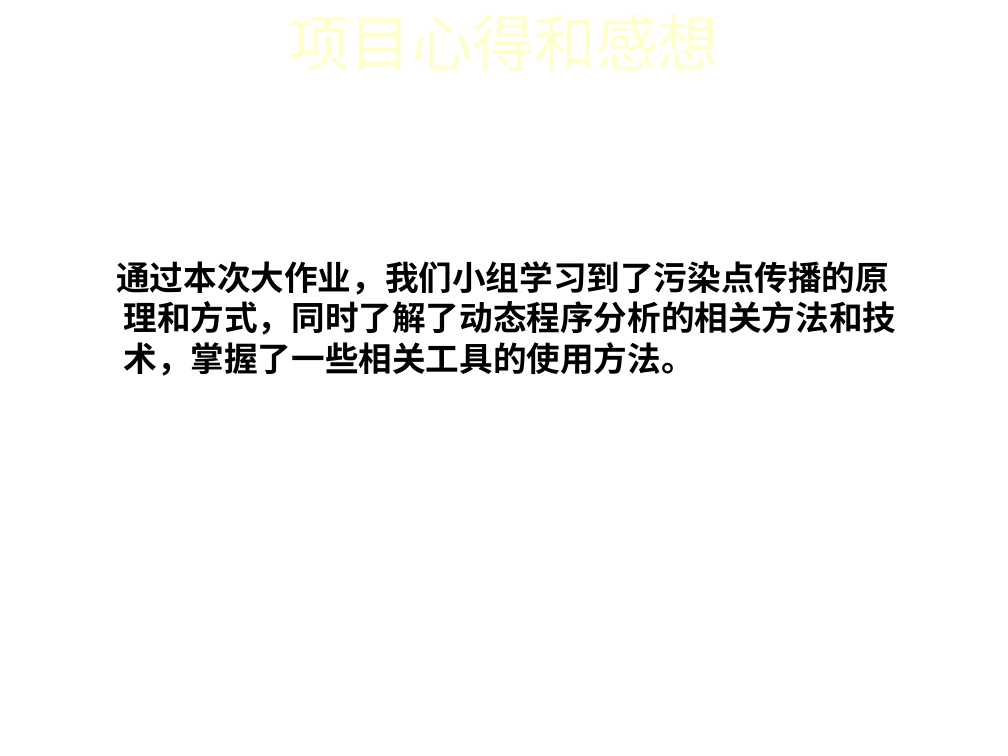
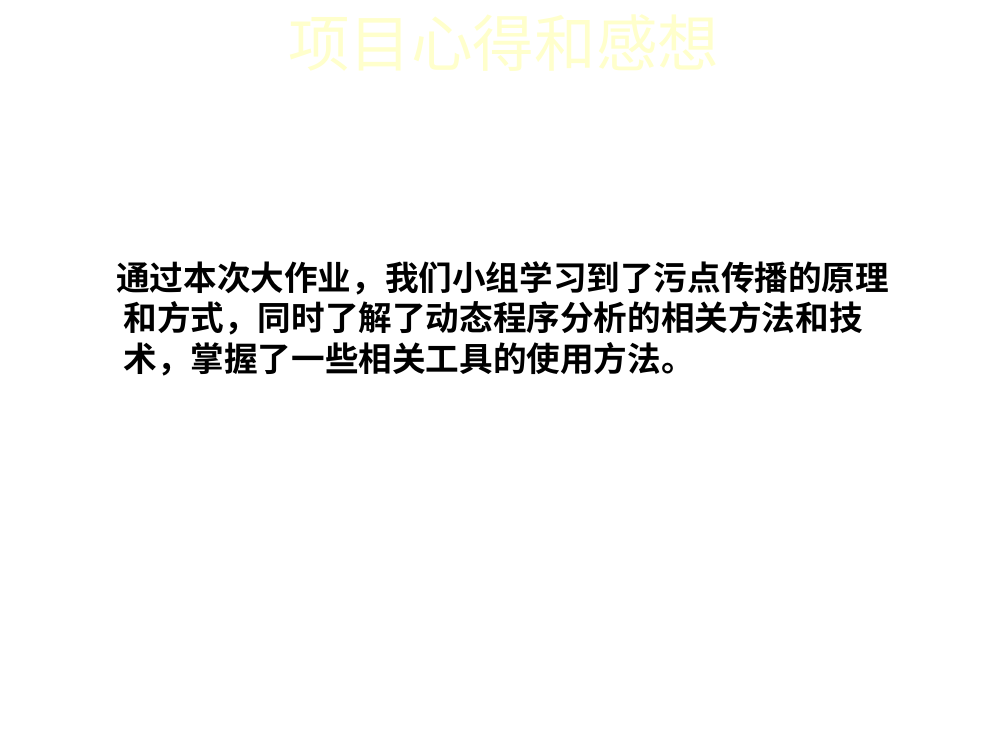
Before and after one commit to iidx/devilheart, a slide deck: slide 16 of doc/TaintAnalysis.ppt. Drawn at 1008x756 pixels with LibreOffice and Linux fonts; fonts in the diff are those of the drawing; background and template pictures are left out. Boxes give left, top, right and bottom in pixels: in the first picture for what was removed or moved away, otherwise in the second. Text is boxed around its words. In the diff, an @@ line names an element or a change of style, - is before the commit and + after.

```diff
--- a/doc/TaintAnalysis.ppt
+++ b/doc/TaintAnalysis.ppt
@@ text at [116,261,889,376]: text changed @@
-通过本次大作业，我们小组学习到了污染点传播的原理和方式，同时了解了动态程序分析的相关方法和技术，掌握了一些相关工具的使用方法。
+通过本次大作业，我们小组学习到了污点传播的原理和方式，同时了解了动态程序分析的相关方法和技术，掌握了一些相关工具的使用方法。
```
Also in this commit, not shown: 3 other slides changed.
